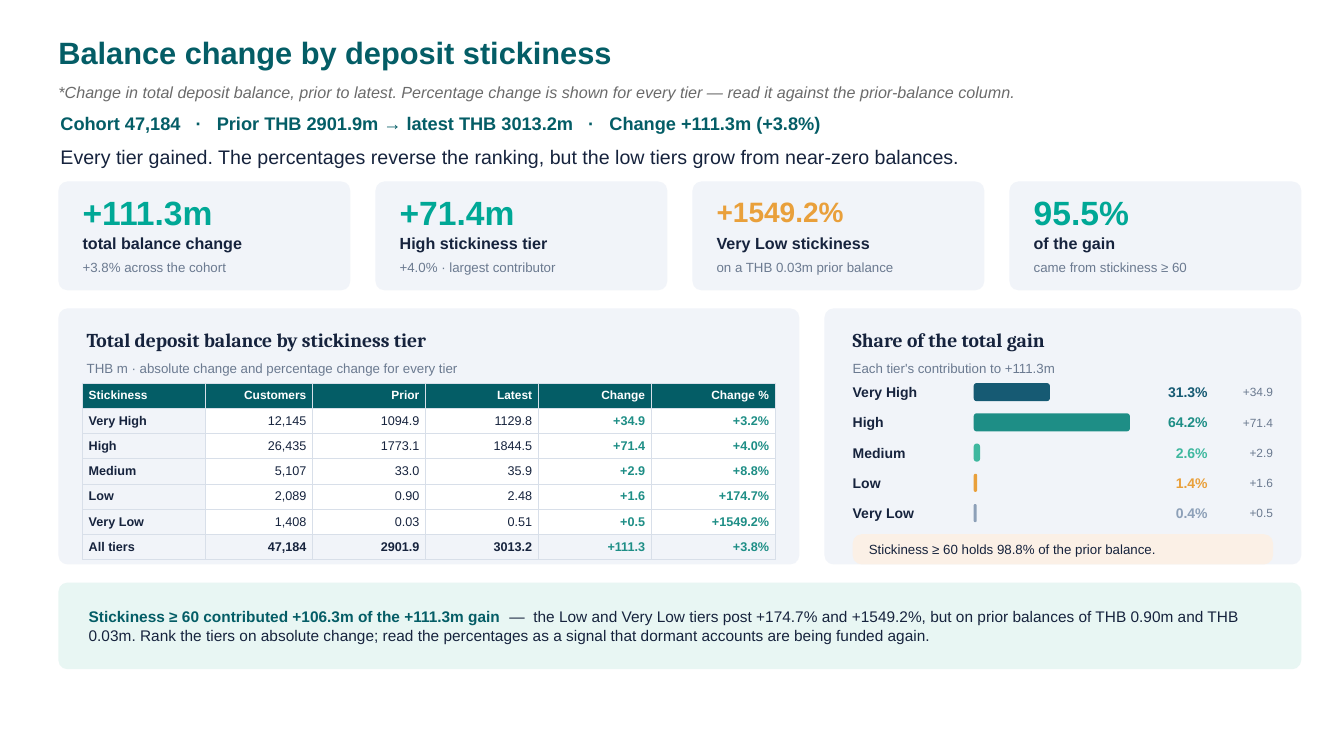
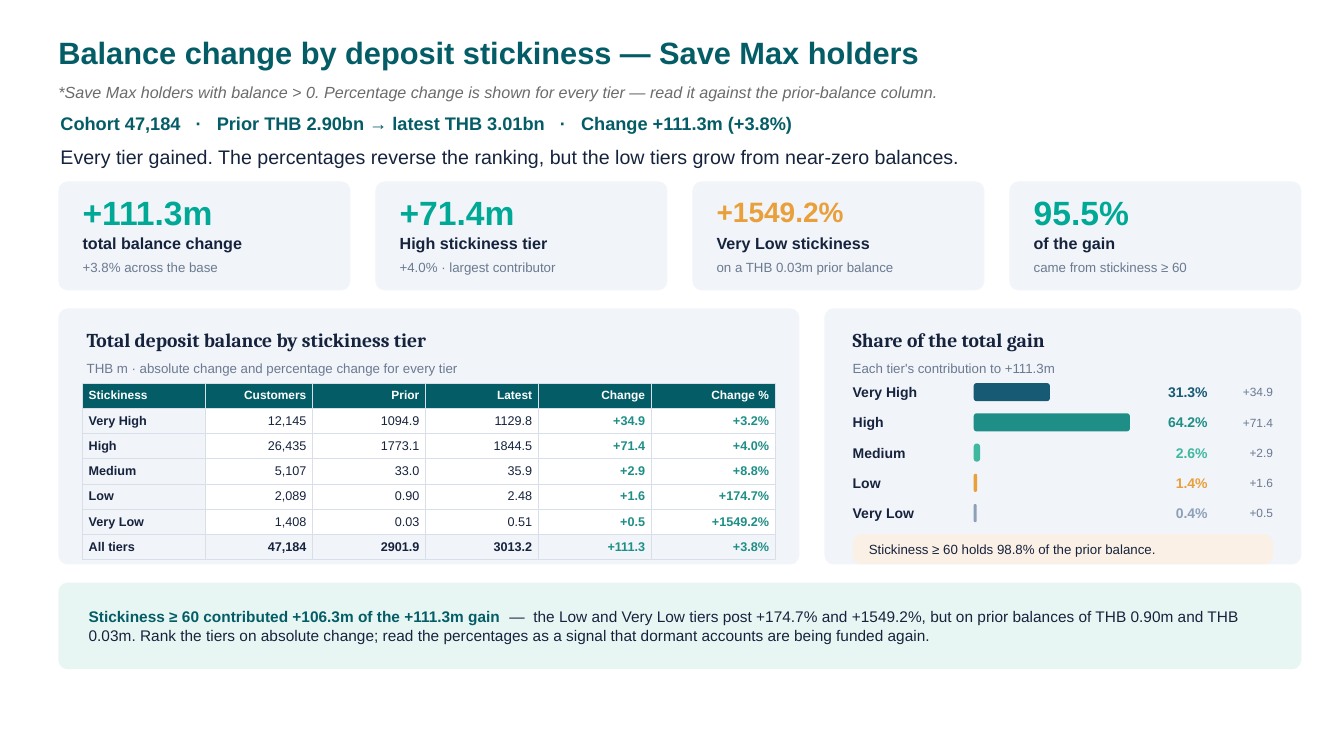
Before and after one commit to hweisim/claude_code, a slide deck: slide 13 of Deposit_Stickiness_Framework.pptx. Drawn at 1344x756 pixels with LibreOffice and Linux fonts; fonts in the diff are those of the drawing. Boxes give left, top, right and bottom in pixels: in the first picture for what was removed or moved away, otherwise in the second. Text is boxed around its words. In the diff, an @@ line names an element or a change of style, - is before the commit and + after.

```diff
--- a/Deposit_Stickiness_Framework.pptx
+++ b/Deposit_Stickiness_Framework.pptx
@@ text at bbox=[58, 41, 919, 70]: text changed @@
-Balance change by deposit stickiness
+Balance change by deposit stickiness — Save Max holders
@@ text at bbox=[58, 86, 937, 102]: text changed @@
-*Change in total deposit balance, prior to latest. Percentage change is shown for every tier — read it against the prior-balance column.
+*Save Max holders with balance > 0. Percentage change is shown for every tier — read it against the prior-balance column.
@@ text at bbox=[60, 116, 792, 134]: text changed @@
-Cohort 47,184 · Prior THB 2901.9m → latest THB 3013.2m · Change +111.3m (+3.8%)
+Cohort 47,184 · Prior THB 2.90bn → latest THB 3.01bn · Change +111.3m (+3.8%)
@@ text at bbox=[83, 262, 218, 272]: text changed @@
-+3.8% across the cohort
++3.8% across the base
```
Also in this commit, not shown: 1 slide added, 2 other files.
